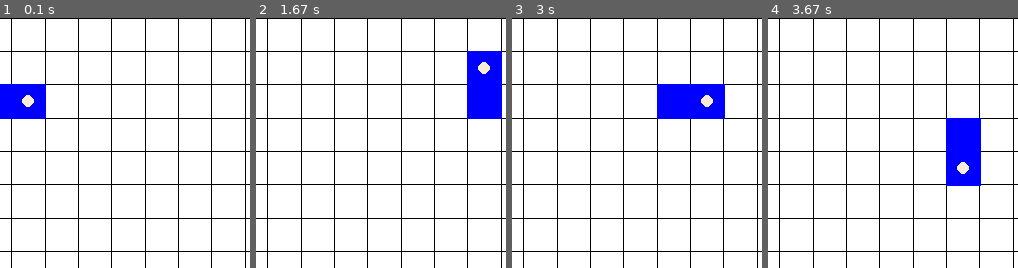
Above: before the commit, frames 1-4 (left to right).
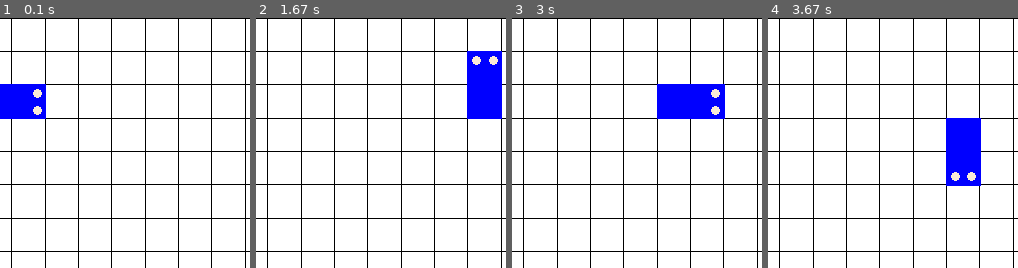
Above: after the commit, the same moments.

Repository: 1m188/snake
Game: pygame game, started from snake_pygame/main.py
Two runs of this game, one before a commit and one after it. Both use one fixed random seed, a clock stepped at 60 frames per second and the inputs below.
Inputs:
- Up to frame 1 (0.1 s): no input
- Up to frame 2 (1.67 s): tap Space at 0.33 s; tap Enter at 0.67 s; hold Up from 1.5 s (still down)
- Up to frame 3 (3 s): release Up at 1.97 s; hold Right 2-2.47 s; hold Left from 2.5 s (still down)
- Up to frame 4 (3.67 s): release Left at 3.03 s; hold Down 3.07-3.37 s; hold Left from 3.4 s (still down); tap Space at 3.47 s
The pictures show only the part of the screen within x 11-61%, y 0-50%; the shares and areas given below are measured in that part.

The runs differ from the first frame. In frame 1, 0.4% of the frame differs, in the area x 8-17%, y 28-39%; in frame 2, 0.4%; in frame 3, 0.4%; in frame 4, 0.4%.

Commit message:
画了蛇的两个眼睛

Diff:
--- a/snake_pygame/sprite.py
+++ b/snake_pygame/sprite.py
@@ -63,11 +63,26 @@
             color = (0, 0, 255)
             screen.fill(color, rect)
             if pos == self.pos[0]:
-                rect.width /= 3
-                rect.height /= 3
-                rect.center = (pos[0] * config.horzInr + config.horzInr / 2, pos[1] * config.vertInr + config.vertInr / 2)
+                rectL = rect
+                rectL.width /= 4
+                rectL.height /= 4
+                rectR = rectL.copy()
+                curDir = Direction((self.pos[0][0] - self.pos[1][0], self.pos[0][1] - self.pos[1][1]))
+                if curDir == Direction.UP:
+                    rectL.center = (pos[0] * config.horzInr + config.horzInr / 4, pos[1] * config.vertInr + config.vertInr / 4)
+                    rectR.center = (pos[0] * config.horzInr + config.horzInr / 4 * 3, pos[1] * config.vertInr + config.vertInr / 4)
+                elif curDir == Direction.DOWN:
+                    rectL.center = (pos[0] * config.horzInr + config.horzInr / 4 * 3, pos[1] * config.vertInr + config.vertInr / 4 * 3)
+                    rectR.center = (pos[0] * config.horzInr + config.horzInr / 4, pos[1] * config.vertInr + config.vertInr / 4 * 3)
+                elif curDir == Direction.LEFT:
+                    rectL.center = (pos[0] * config.horzInr + config.horzInr / 4, pos[1] * config.vertInr + config.vertInr / 4 * 3)
+                    rectR.center = (pos[0] * config.horzInr + config.horzInr / 4, pos[1] * config.vertInr + config.vertInr / 4)
+                elif curDir == Direction.RIGHT:
+                    rectL.center = (pos[0] * config.horzInr + config.horzInr / 4 * 3, pos[1] * config.vertInr + config.vertInr / 4)
+                    rectR.center = (pos[0] * config.horzInr + config.horzInr / 4 * 3, pos[1] * config.vertInr + config.vertInr / 4 * 3)
                 color = (250, 235, 215)
-                pygame.draw.ellipse(screen, color, rect)
+                pygame.draw.ellipse(screen, color, rectL)
+                pygame.draw.ellipse(screen, color, rectR)
 
 
 # 食物
